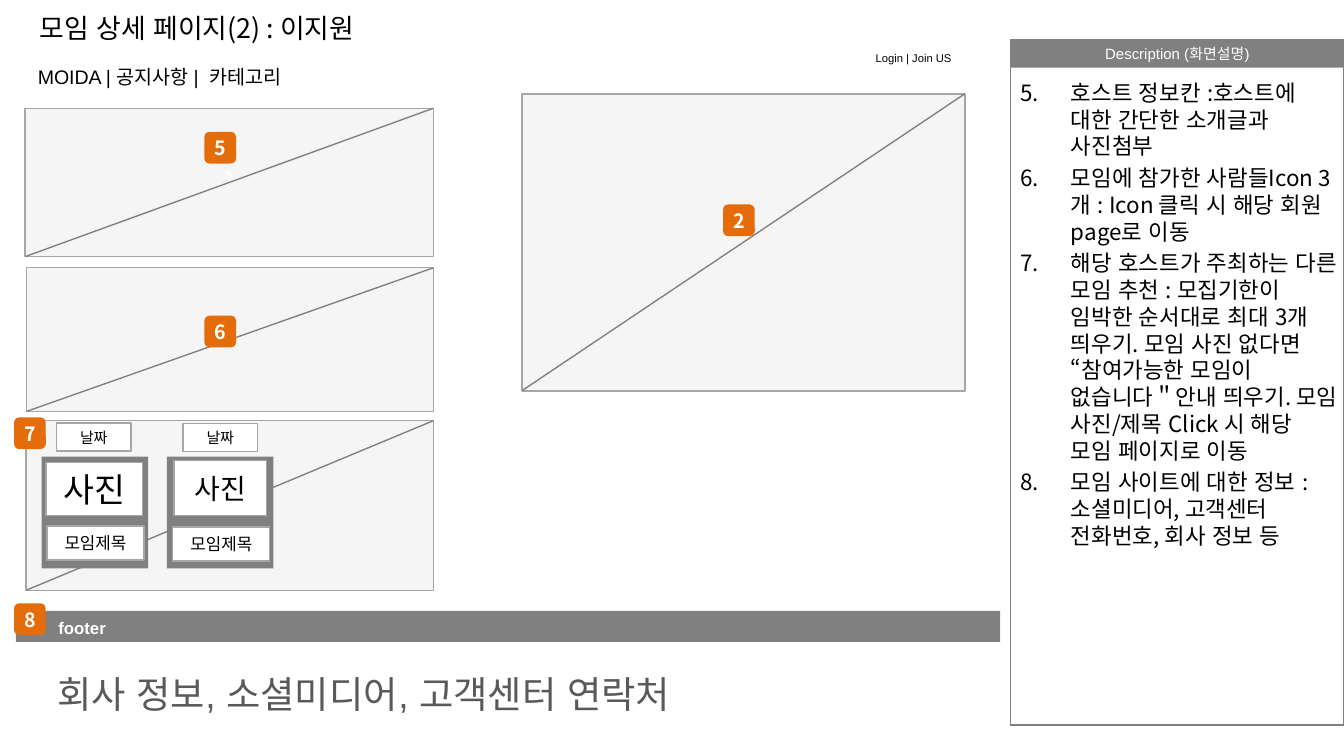
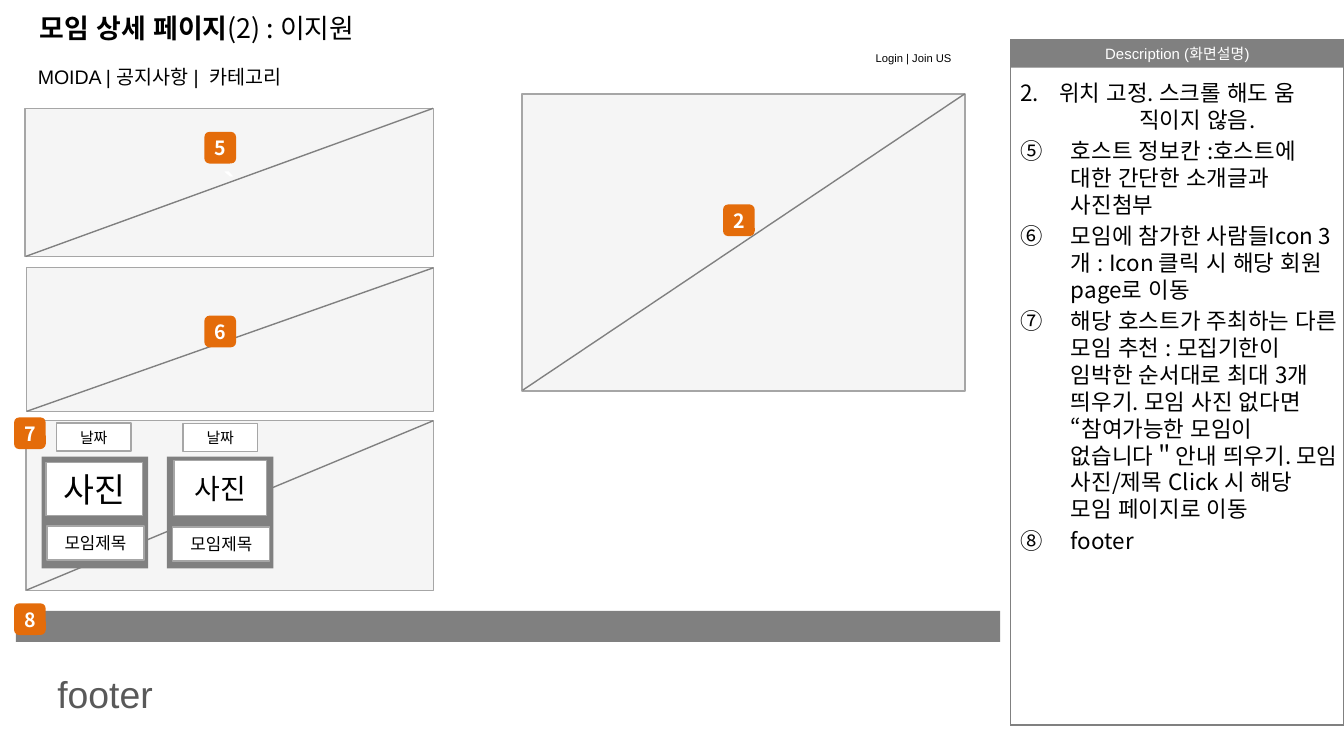
Before and after one commit to moim5/moida-general, a slide deck: slide 2 of documents/storyBoard/sakura0416710/스토리보드_이지원.pptx. Drawn at 1344x756 pixels with LibreOffice and Linux fonts; fonts in the diff are those of the drawing. Boxes give left, top, right and bottom in pixels: in the first picture for what was removed or moved away, otherwise in the second. Text is boxed around its words. In the diff, an @@ line names an element or a change of style, - is before the commit and + after.

```diff
--- a/documents/storyBoard/sakura0416710/스토리보드_이지원.pptx
+++ b/documents/storyBoard/sakura0416710/스토리보드_이지원.pptx
@@ title "모임 상세 페이지(2) : 이지원" at [40,15,354,43]: bold on in "모임 상세 페이지(2)" @@
@@ text at [1021,82,1296,130]: paragraph added @@
+2. 위치 고정. 스크롤 해도 움 직이지 않음.
@@ text at [1071,140,1337,519]: bullet 1. to circleNumDbPlain @@
@@ text at [1071,531,1134,550]: text changed @@
-8. 모임 사이트에 대한 정보 : 소셜미디어, 고객센터 전화번호, 회사 정보 등
+8. footer
@@ rounded rectangle removed at [44,612,149,645] @@
-footer
@@ text at [57,681,152,709]: text changed @@
-회사 정보, 소셜미디어, 고객센터 연락처
+footer
```
Also in this commit, not shown: 2 other slides changed, 4 slides added, 3 slides removed.
